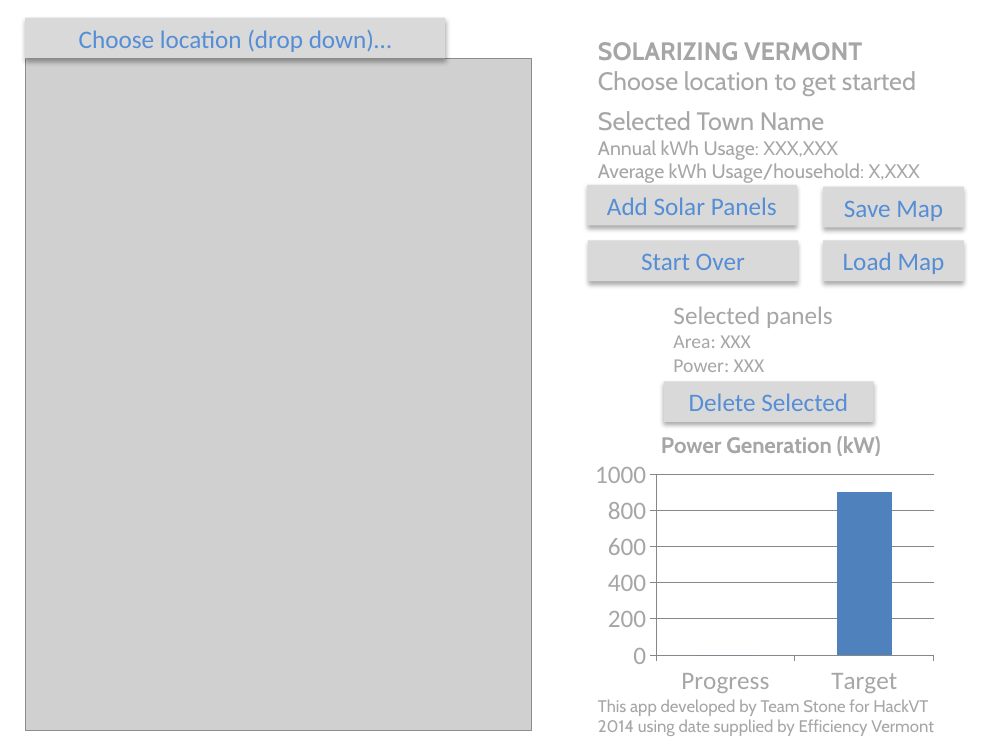
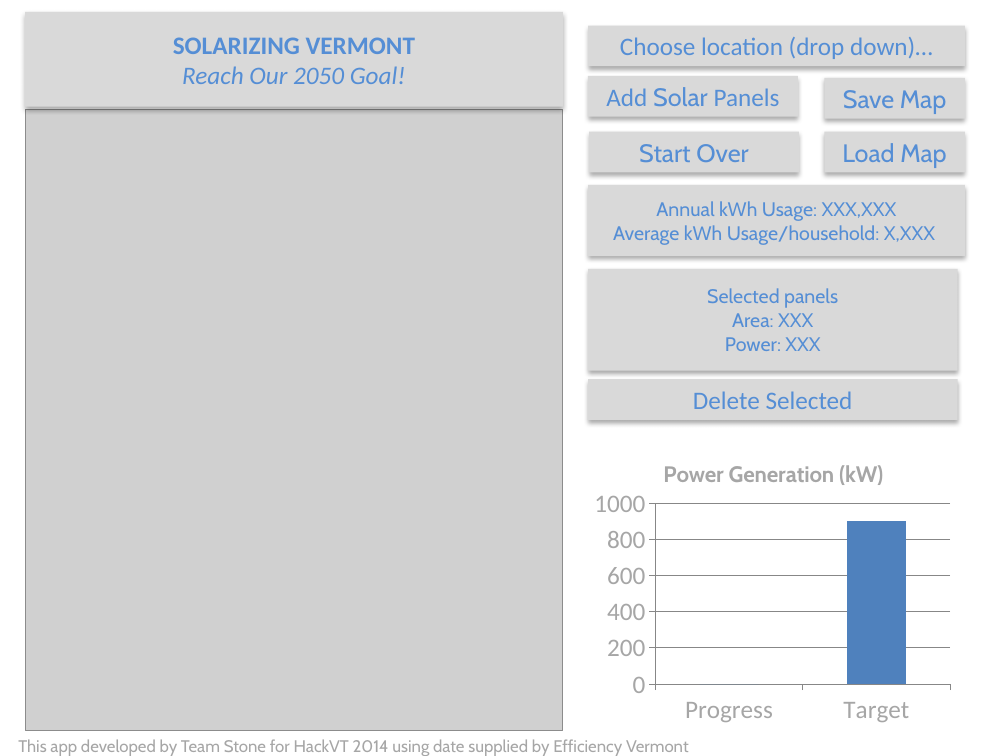
Before and after one commit to HackVT-Stone/energy, a slide deck: slide 1 of documents/design1.pptx. Drawn at 1008x756 pixels with LibreOffice and Linux fonts; fonts in the diff are those of the drawing; grey boxes stand for pictures. Boxes give left, top, right and bottom in pixels: in the first picture for what was removed or moved away, otherwise in the second. Text is boxed around its words. In the diff, an @@ line names an element or a change of style, - is before the commit and + after.

Commit message:
Layout redo 2

```diff
--- a/documents/design1.pptx
+++ b/documents/design1.pptx
@@ rectangle added at [25,12,562,107], fill #D9D9D9, 18 pt, text #558ED5, bold @@
+SOLARIZING VERMONT
+Reach Our 2050 Goal!
@@ rectangle "Choose location (drop down)…": place and size @@
-rectangle "Choose location (drop down)…" at [25,18,446,58]
+rectangle "Choose location (drop down)…" at [588,25,965,66]
@@ text removed at [598,42,920,183] @@
-SOLARIZING VERMONT
-Choose location to get started
-Selected Town Name
-Annual kWh Usage: XXX,XXX
-Average kWh Usage/household: X,XXX
@@ rectangle "Add Solar Panels" at [588,76,797,116]: font Calibri to Cabin in "Solar" @@
@@ 4 rectangles: place and size @@
-4 rectangles at [587,184,965,281]
+4 rectangles at [588,76,966,172]
@@ font Calibri to Cabin in 3 elements at [589,132,798,172], [825,132,966,172], [825,78,966,118] @@
@@ picture: place and size @@
-picture at [25,58,531,730]
+picture at [25,110,562,731]
@@ rectangle added at [588,184,965,256], fill #D9D9D9, 14 pt, text #558ED5 @@
+Annual kWh Usage: XXX,XXX
+Average kWh Usage/household: X,XXX
@@ rectangle "Selected panels": place and size @@
-rectangle "Selected panels" at [673,306,833,372]
+rectangle "Selected panels" at [588,269,958,371]
@@ rectangle "Selected panels" at [588,269,958,371]: size 18 to 14 pt in "Selected panels"; font Calibri to Cabin, text colour #A6A6A6 to #558ED5; alignment left to centre; vertical alignment top to middle; fill none to #D9D9D9; shadow on @@
@@ rectangle "Delete Selected": place and size @@
-rectangle "Delete Selected" at [663,381,873,421]
+rectangle "Delete Selected" at [588,379,958,419]
@@ column chart: place and size @@
-column chart at [588,402,940,702]
+column chart at [587,431,958,731]
@@ text "This app developed by Team ..." rewrapped from [598,699,934,736] to [18,739,689,756] @@
```
